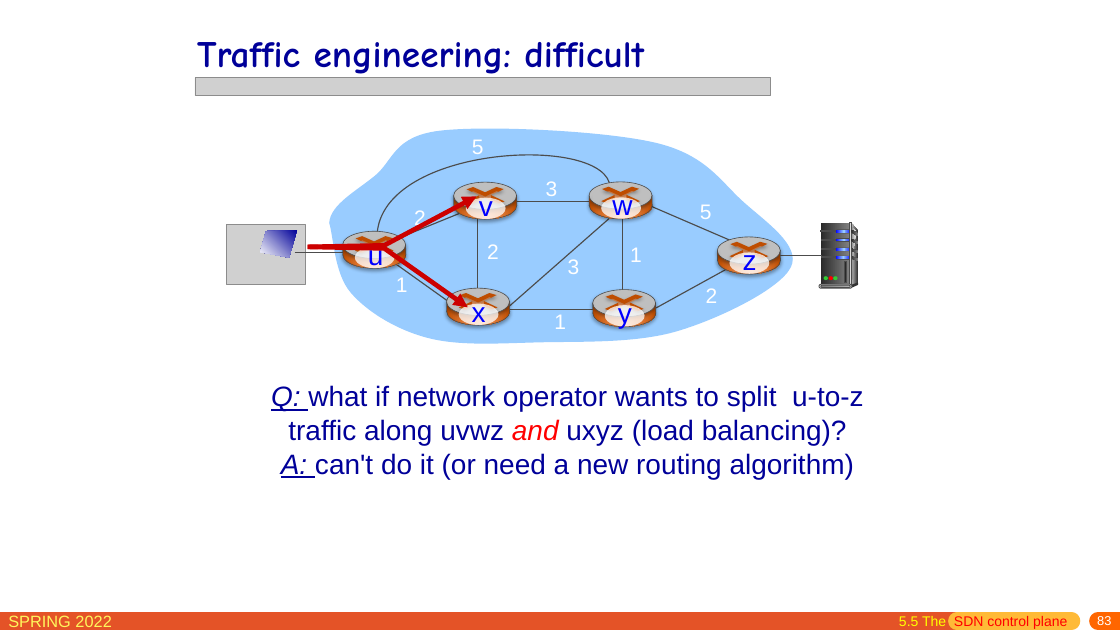
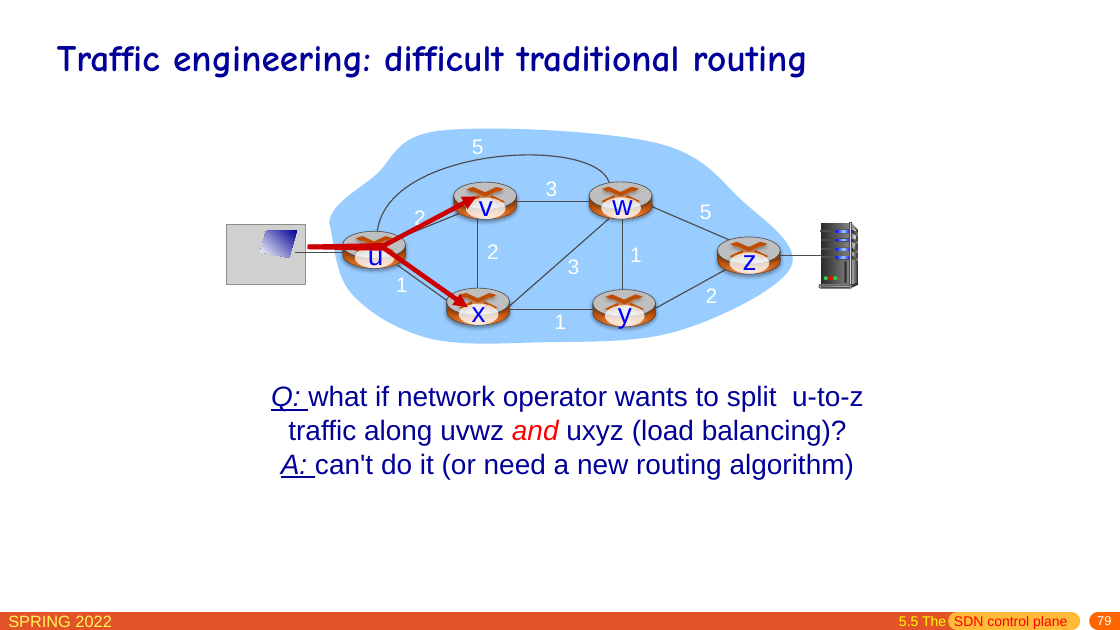
Before and after one commit to network-whu/slides, a slide deck: slide 79 of pptx/chapter5.pptx (slide 83 before the commit). Drawn at 1120x630 pixels with LibreOffice and Linux fonts; fonts in the diff are those of the drawing; grey boxes stand for pictures. Boxes give left, top, right and bottom in pixels: in the first picture for what was removed or moved away, otherwise in the second. Text is boxed around its words. In the diff, an @@ line names an element or a change of style, - is before the commit and + after.

```diff
--- a/pptx/chapter5.pptx
+++ b/pptx/chapter5.pptx
@@ title at <box>57,46,808,78</box>: text changed @@
-Traffic engineering: difficult
+Traffic engineering: difficult traditional routing
@@ picture removed at <box>195,78,770,96</box> @@
@@ page number at <box>1097,616,1111,625</box>: text changed @@
-83
+79
```
Also in this commit, not shown: 39 other slides changed, 7 slides added, 1 slide removed.
